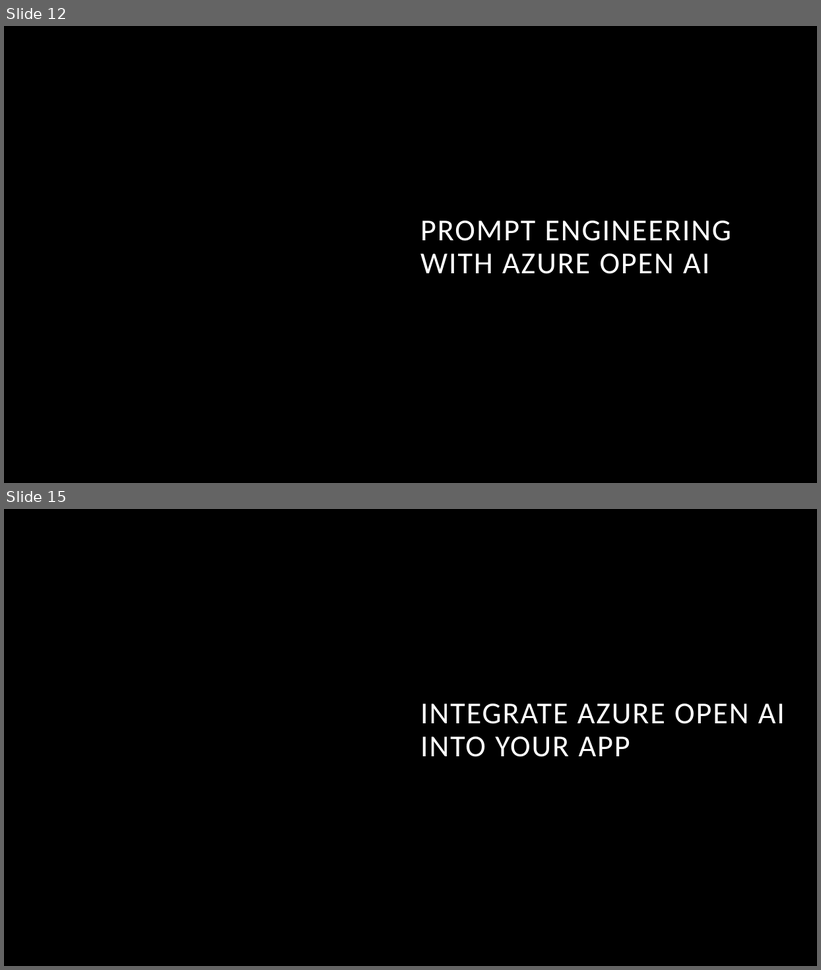
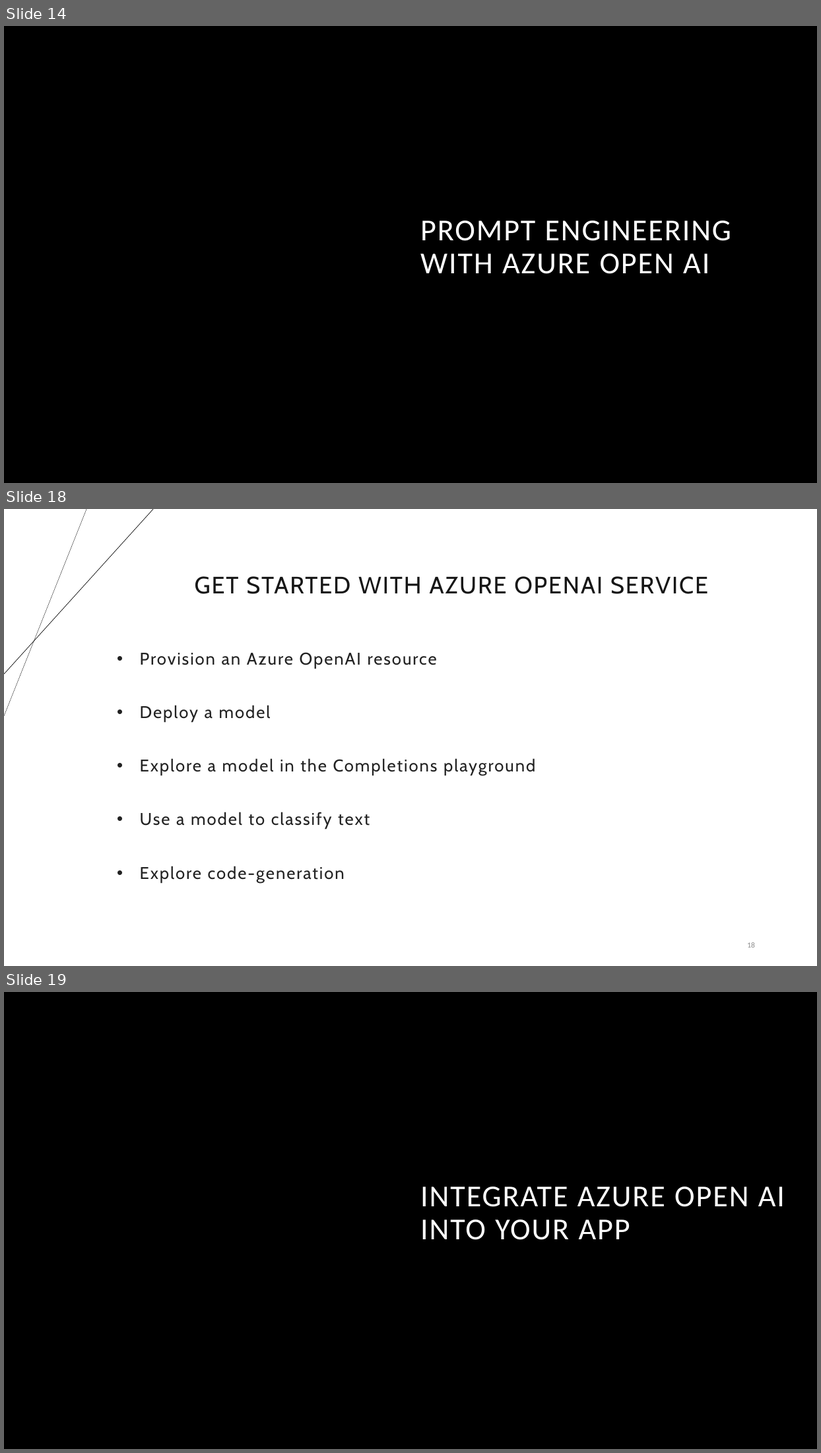
Before and after one commit to sujoy-saha/Develop-AI-solutions-with-Azure-AI, a slide deck: 6. Develop AI solutions with Azure OpenAI/Develop AI solutions with Azure OpenAI.pptx. Shown one above the other, each under a label of ours: slides 12 and 15 before the commit, slides 14, 18 and 19 after it; the slides between them are not shown. The pictures are 821x970 and 821x1453 pixels, drawn with LibreOffice and Linux fonts; fonts in the diff are those of the drawing; background and template pictures are left out. Boxes give left, top, right and bottom in pixels: in the first picture for what was removed or moved away, otherwise in the second. Text is boxed around its words. In the diff, an @@ line names an element or a change of style, - is before the commit and + after.

```diff
--- a/6. Develop AI solutions with Azure OpenAI/Develop AI solutions with Azure OpenAI.pptx
+++ b/6. Develop AI solutions with Azure OpenAI/Develop AI solutions with Azure OpenAI.pptx
@@ slide 18 added at (4,509,817,966), background #FFFFFF @@
@@ line added from (86, 509) to (4, 716), #000000 0.25 pt @@
@@ line added from (153, 509) to (4, 674), #000000 0.5 pt @@
@@ title added at (195,576,708,594), 28 pt, text #161616 @@
+GET STARTED WITH AZURE OPENAI SERVICE
@@ text added at (140,652,535,883), 20 pt, text #222222 @@
+• Provision an Azure OpenAI resource
+• Deploy a model
+• Explore a model in the Completions playground
+• Use a model to classify text
+• Explore code-generation
@@ page number added at (747,943,755,948), 9 pt, text #8C8C8C @@
+18
@@ what was slide 12 is now slide 14 @@
@@ what was slide 15 is now slide 19 @@
```
Also in this commit, not shown: 8 other slides added, 5 slides removed, 5 other files.
